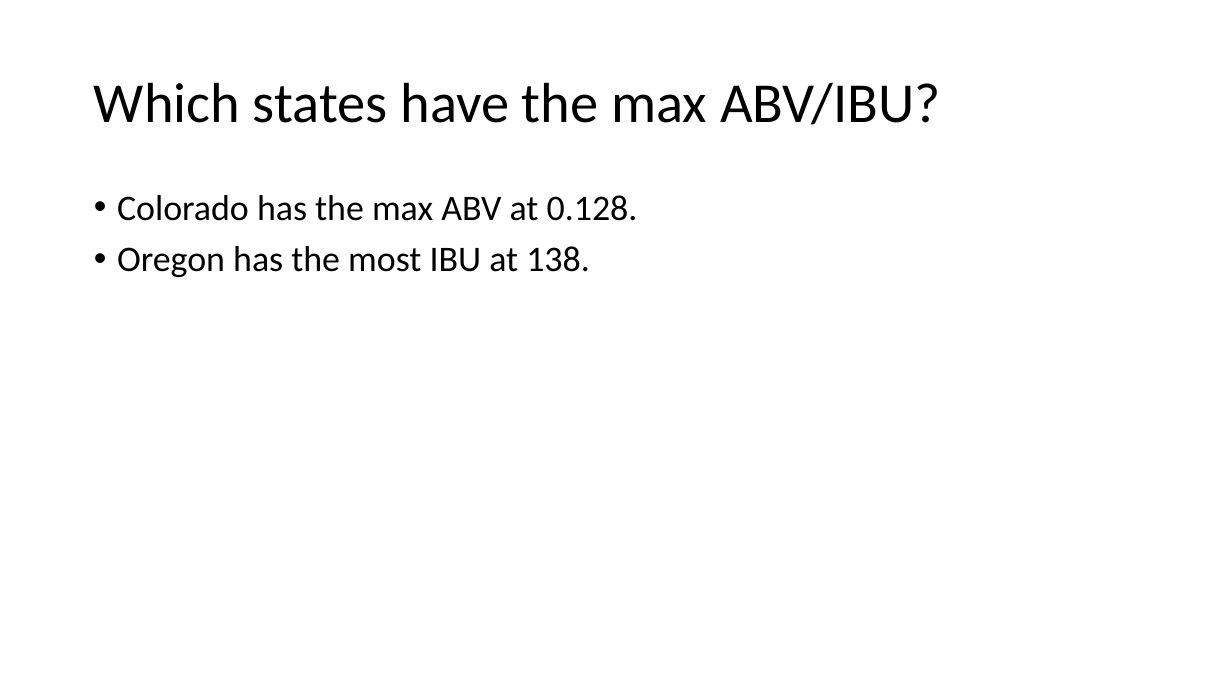
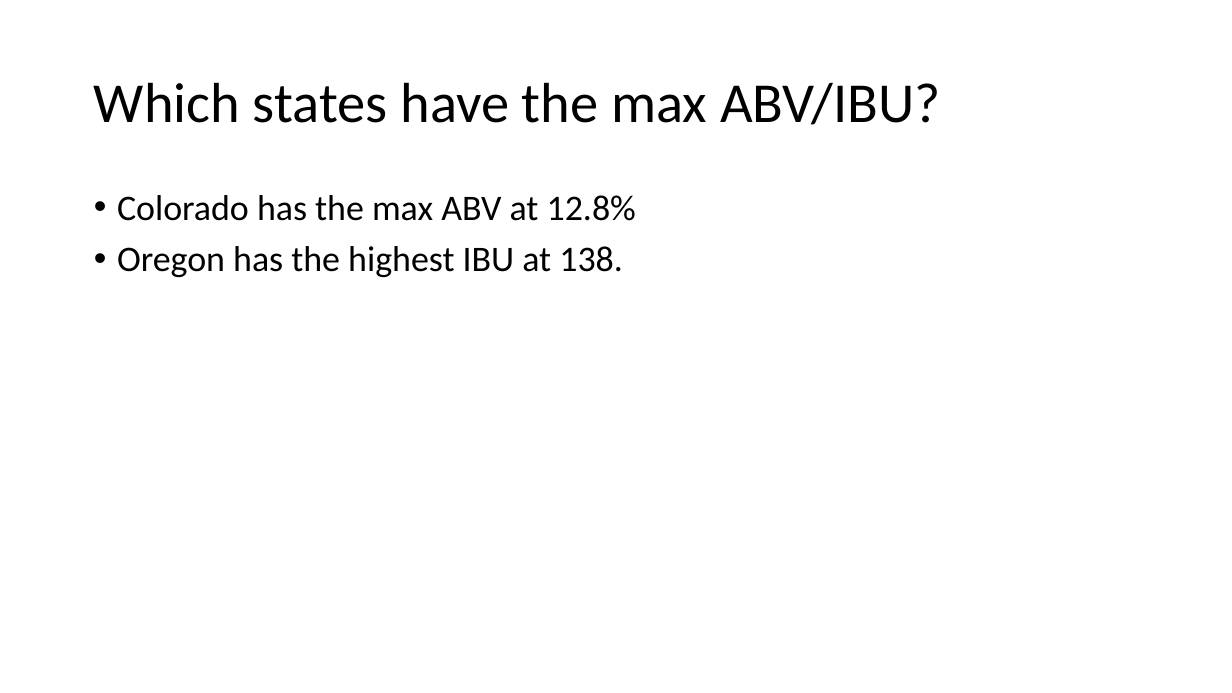
Before and after one commit to RiccoFerraro/dds_case_study_1, a slide deck: slide 10 of Beers_and_Breweries.pptx (slide 12 before the commit). Drawn at 1232x693 pixels with LibreOffice and Linux fonts; fonts in the diff are those of the drawing. Boxes give left, top, right and bottom in pixels: in the first picture for what was removed or moved away, otherwise in the second. Text is boxed around its words. In the diff, an @@ line names an element or a change of style, - is before the commit and + after.

```diff
--- a/Beers_and_Breweries.pptx
+++ b/Beers_and_Breweries.pptx
@@ text at [117,195,636,277]: text changed @@
-• Colorado has the max ABV at 0.128.
-• Oregon has the most IBU at 138.
+• Colorado has the max ABV at 12.8%
+• Oregon has the highest IBU at 138.
```
Also in this commit, not shown: 4 other slides changed, 3 slides removed, 3 other files.
